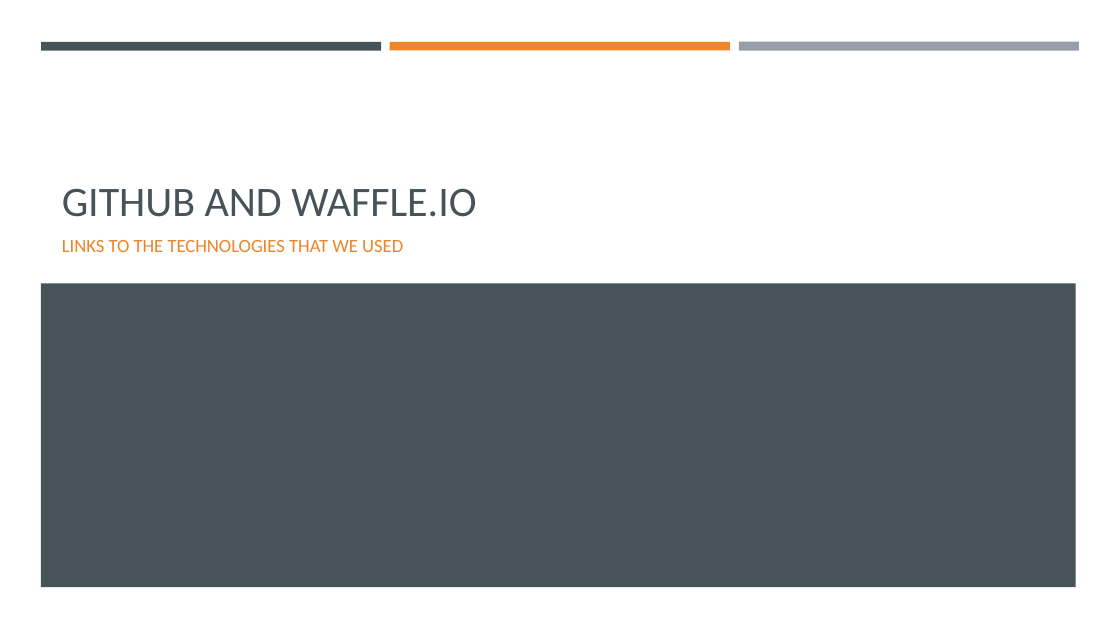
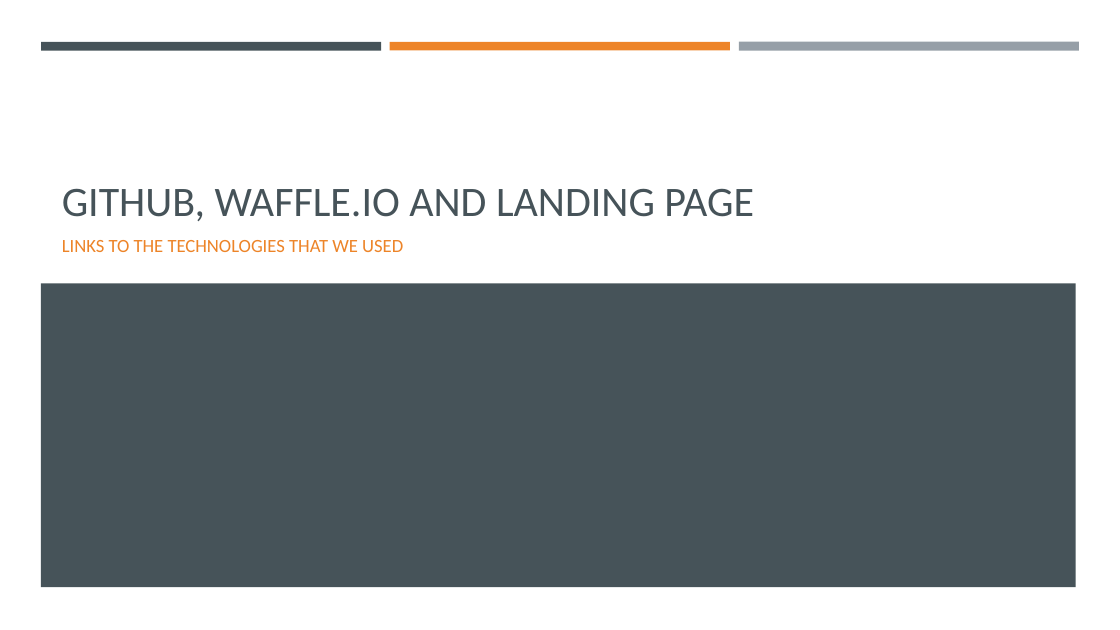
Before and after one commit to u17079544/Merlot-Facial-Recognition, a slide deck: slide 12 of Demo Presentation.pptx (slide 10 before the commit). Drawn at 1120x630 pixels with LibreOffice and Linux fonts; fonts in the diff are those of the drawing. Boxes give left, top, right and bottom in pixels: in the first picture for what was removed or moved away, otherwise in the second. Text is boxed around its words. In the diff, an @@ line names an element or a change of style, - is before the commit and + after.

```diff
--- a/Demo Presentation.pptx
+++ b/Demo Presentation.pptx
@@ title at (62, 188, 754, 221): text changed @@
-GITHUB AND WAFFLE.IO
+GITHUB, WAFFLE.IO AND LANDING PAGE
```
Also in this commit, not shown: 2 other slides changed, 2 slides added.
